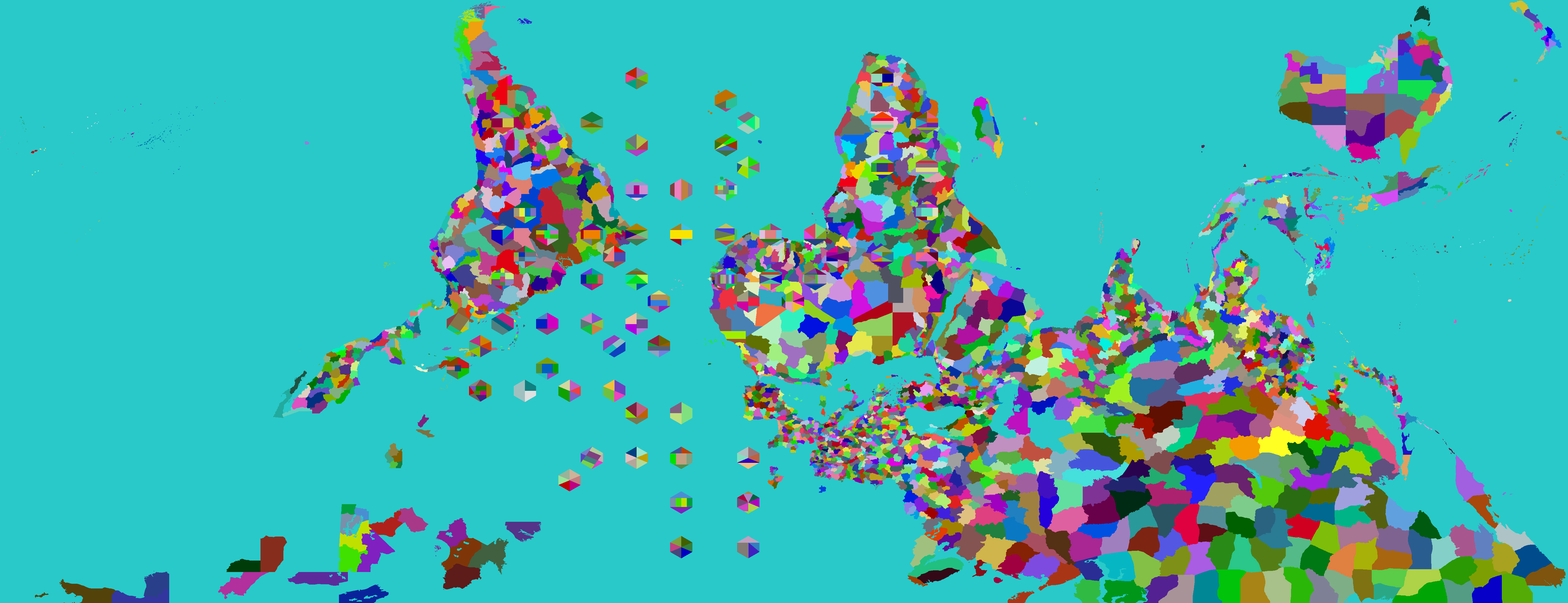
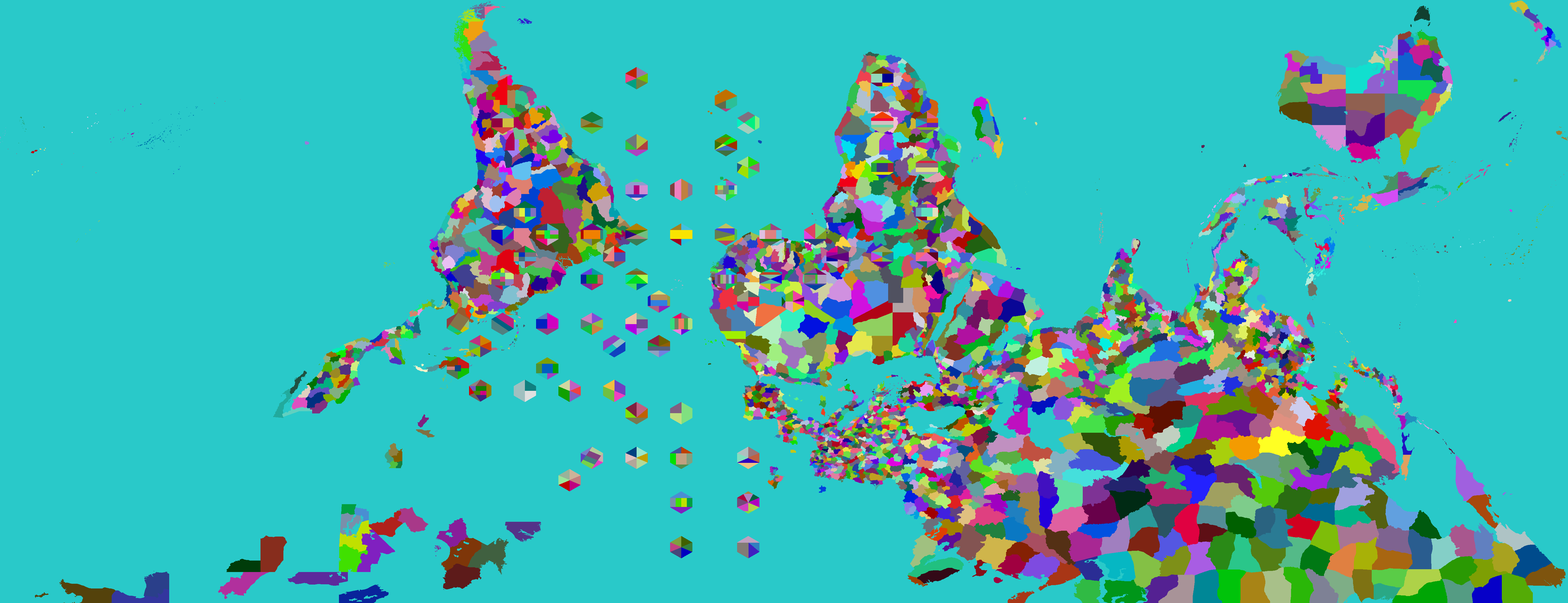
Two versions of the same layered image (1568x603). Layer-by-layer changes:
painted on "Provinces" over (x1=670, y1=312, x2=815, y2=451)
